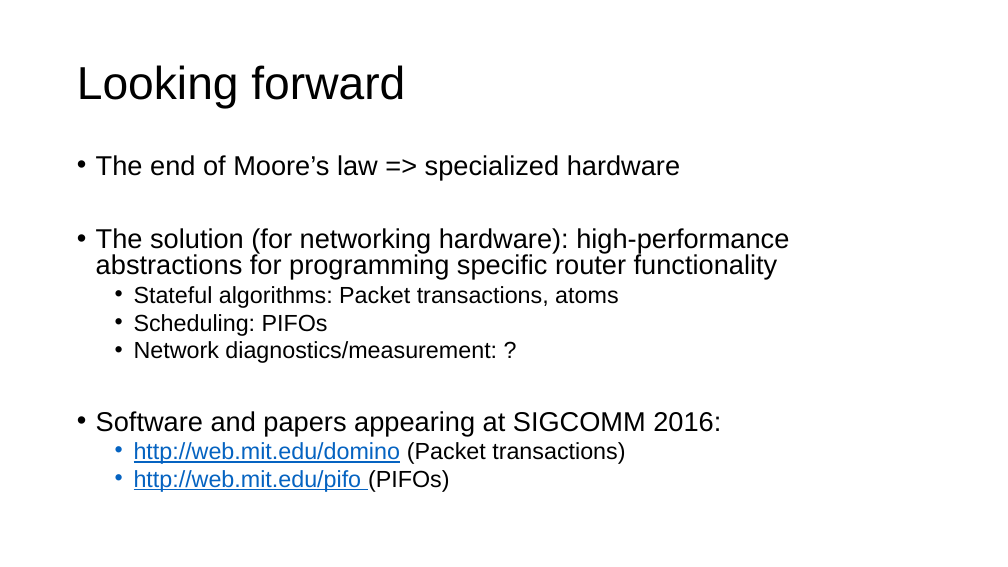
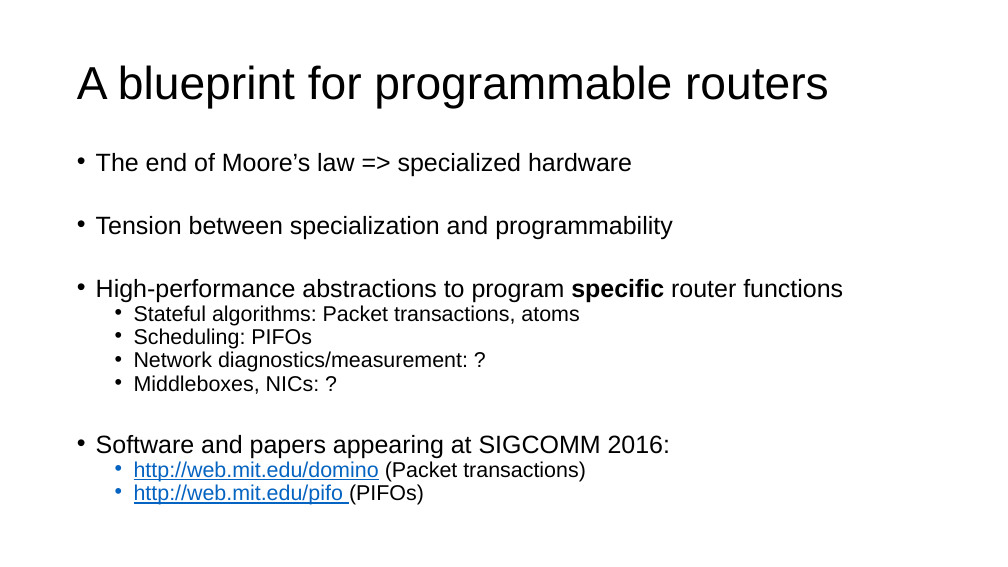
Before and after one commit to anirudhSK/pifo-domino-marple-ppts, a slide deck: slide 56 of domino_pifo.pptx. Drawn at 1008x567 pixels with LibreOffice and Linux fonts; fonts in the diff are those of the drawing. Boxes give left, top, right and bottom in pixels: in the first picture for what was removed or moved away, otherwise in the second. Text is boxed around its words. In the diff, an @@ line names an element or a change of style, - is before the commit and + after.

Commit message:
Some final tweaks: add P4 to the intro slides, change final slide to blueprint

```diff
--- a/domino_pifo.pptx
+++ b/domino_pifo.pptx
@@ title at <box>77,65,829,109</box>: text changed @@
-Looking forward
+A blueprint for programmable routers
@@ text at <box>96,153,670,505</box>: size 25.9 to 23.8 pt in "The end of Moore’s law => specialized ...", "Software and papers appearing at SIGCOMM 2016:"; size 22.2 to 20.4 pt in "Stateful algorithms: Packet transactions, atoms", "Scheduling: PIFOs", "Network diagnostics/measurement: ?", "http://web.mit.edu/domino (Packet transactions)" and 1 more places; line spacing 0.8 to 0.7 @@
@@ text at <box>96,216,843,303</box>: text changed; size 25.9 to 23.8 pt @@
-• The solution (for networking hardware): high-performance abstractions for programming specific router functionality
+• Tension between specialization and programmability
+• High-performance abstractions to program specific router functions
@@ text at <box>134,375,320,394</box>: paragraph added @@
+  • Middleboxes, NICs: ?
```
Also in this commit, not shown: 3 other slides changed.
